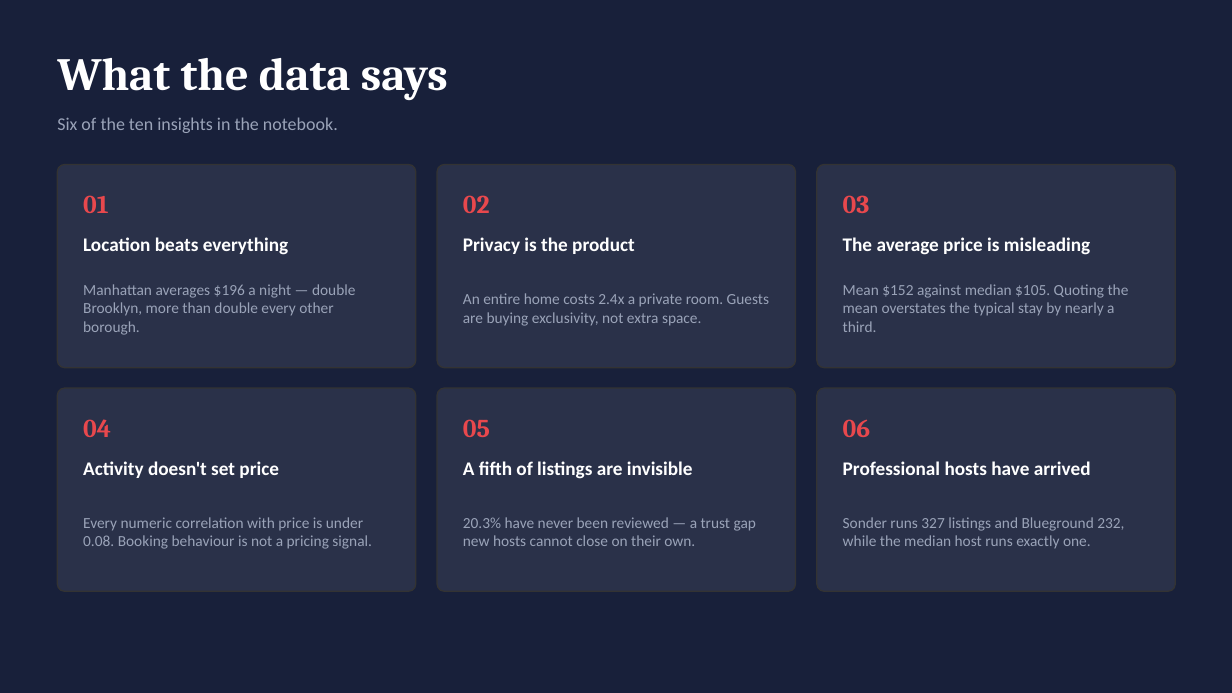
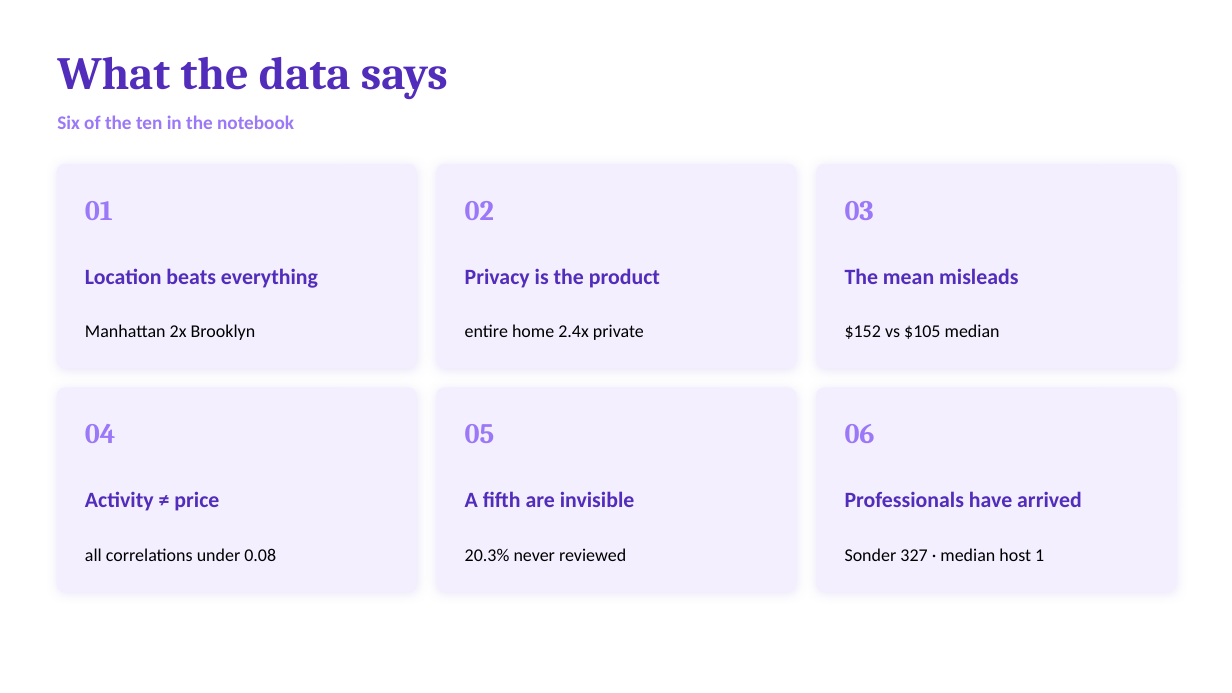
Before and after one commit to khaliddosari/Tuwaiq-Bootcamp, a slide deck: slide 11 of eda week 3/Khalid Al Dosari - EDA Project Presentation.pptx (slide 12 before the commit). Drawn at 1232x693 pixels with LibreOffice and Linux fonts; fonts in the diff are those of the drawing. Boxes give left, top, right and bottom in pixels: in the first picture for what was removed or moved away, otherwise in the second. Text is boxed around its words. In the diff, an @@ line names an element or a change of style, - is before the commit and + after.

```diff
--- a/eda week 3/Khalid Al Dosari - EDA Project Presentation.pptx
+++ b/eda week 3/Khalid Al Dosari - EDA Project Presentation.pptx
@@ background #18203A to #FFFFFF @@
@@ text "What the data says" at bbox=[57, 57, 448, 99]: text colour #FFFFFF to #522CBA @@
@@ text at bbox=[57, 115, 294, 129]: text changed; size 14 to 15 pt; text colour #9AA3B8 to #9B78F7; bold on @@
-Six of the ten insights in the notebook.
+Six of the ten in the notebook
@@ text removed at bbox=[843, 237, 1090, 255] @@
-The average price is misleading
@@ text "Location beats everything" at bbox=[85, 268, 318, 288]: size 15 to 17 pt, text colour #FFFFFF to #522CBA @@
@@ text "Location beats everything": place and size @@
-text "Location beats everything" at bbox=[83, 237, 288, 255]
+text "Location beats everything" at bbox=[85, 268, 318, 288]
@@ text "Privacy is the product": place and size @@
-text "Privacy is the product" at bbox=[463, 237, 635, 254]
+text "Privacy is the product" at bbox=[465, 268, 660, 288]
@@ text "Privacy is the product" at bbox=[465, 268, 660, 288]: size 15 to 17 pt, text colour #FFFFFF to #522CBA @@
@@ text added at bbox=[845, 268, 1018, 284], 17 pt, text #522CBA, bold @@
+The mean misleads
@@ text removed at bbox=[83, 284, 356, 335] @@
-Manhattan averages $196 a night — double Brooklyn, more than double every other borough.
@@ text removed at bbox=[843, 284, 1129, 332] @@
-Mean $152 against median $105. Quoting the mean overstates the typical stay by nearly a third.
@@ text added at bbox=[85, 324, 256, 340], 14 pt, text #000000 @@
+Manhattan 2x Brooklyn
@@ text at bbox=[465, 324, 644, 340]: text changed; size 12 to 14 pt; text colour #9AA3B8 to #000000 @@
-An entire home costs 2.4x a private room. Guests are buying exclusivity, not extra space.
+entire home 2.4x private
@@ text added at bbox=[845, 324, 1000, 339], 14 pt, text #000000 @@
+$152 vs $105 median
@@ fill #FFFFFF at 8% opacity to #F3EFFE; outline #333333 1 pt to #F3EFFE 1 pt; shadow on in 6 elements at bbox=[57, 165, 416, 368], bbox=[437, 165, 796, 368], bbox=[817, 165, 1176, 368], bbox=[57, 388, 416, 592], bbox=[437, 388, 796, 592], bbox=[817, 388, 1176, 592] @@
@@ size 20 to 22 pt, text colour #E8484D to #9B78F7 in 6 elements at bbox=[465, 201, 494, 220], bbox=[845, 201, 874, 220], bbox=[85, 201, 113, 220], bbox=[85, 424, 116, 443], bbox=[465, 424, 495, 443], bbox=[845, 424, 875, 443] @@
@@ text at bbox=[85, 491, 219, 511]: text changed; size 15 to 17 pt; text colour #FFFFFF to #522CBA @@
-Activity doesn't set price
+Activity ≠ price
@@ text at bbox=[465, 491, 635, 507]: text changed; size 15 to 17 pt; text colour #FFFFFF to #522CBA @@
-A fifth of listings are invisible
+A fifth are invisible
@@ text at bbox=[845, 491, 1081, 507]: text changed; size 15 to 17 pt; text colour #FFFFFF to #522CBA @@
-Professional hosts have arrived
+Professionals have arrived
@@ text at bbox=[85, 548, 276, 561]: text changed; size 12 to 14 pt; text colour #9AA3B8 to #000000 @@
-Every numeric correlation with price is under 0.08. Booking behaviour is not a pricing signal.
+all correlations under 0.08
@@ text at bbox=[465, 548, 626, 561]: text changed; size 12 to 14 pt; text colour #9AA3B8 to #000000 @@
-20.3% have never been reviewed — a trust gap new hosts cannot close on their own.
+20.3% never reviewed
@@ text at bbox=[845, 548, 1044, 561]: text changed; size 12 to 14 pt; text colour #9AA3B8 to #000000 @@
-Sonder runs 327 listings and Blueground 232, while the median host runs exactly one.
+Sonder 327 · median host 1
```
Also in this commit, not shown: 10 other slides changed, 2 slides added, 3 slides removed.
